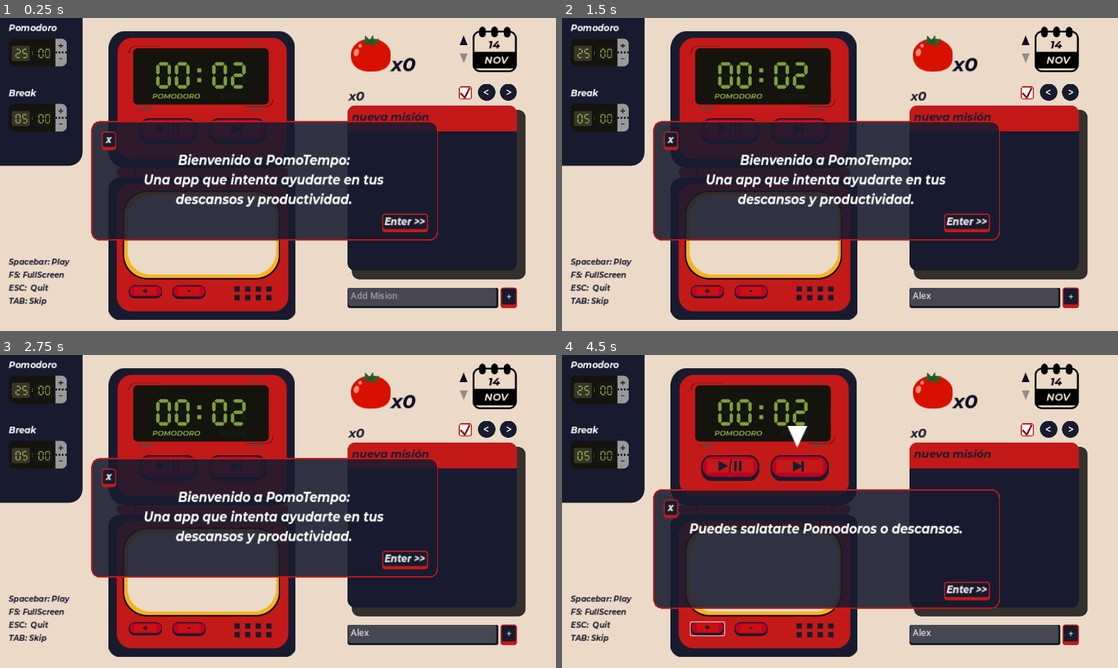
Above: before the commit, frames 1-4 (two rows, left to right).
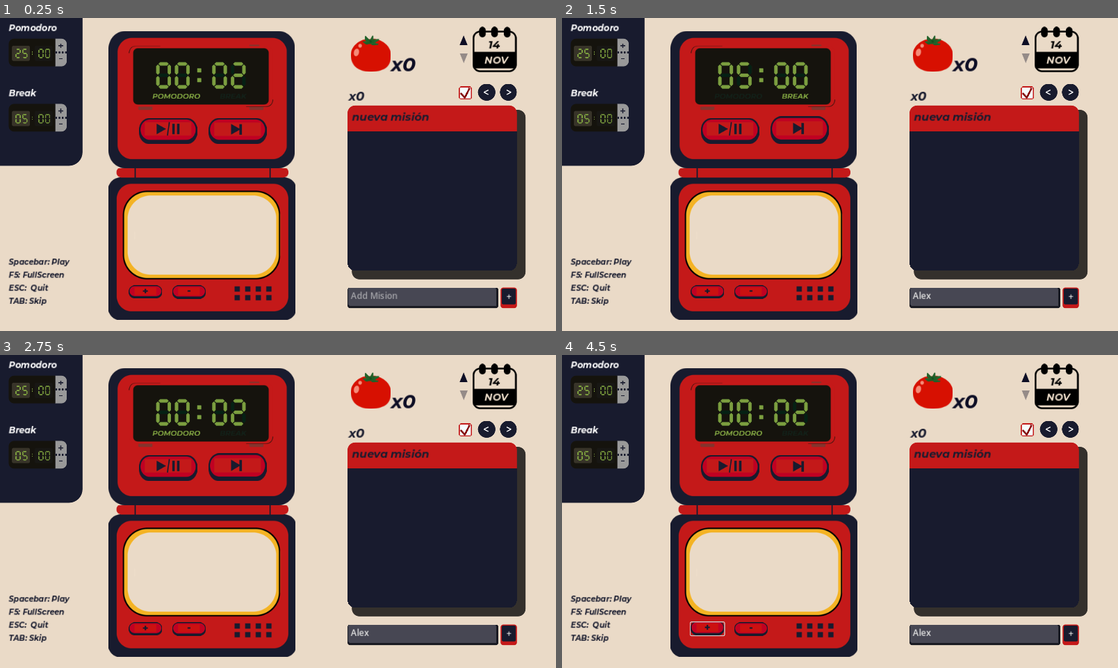
Above: after the commit, the same moments.

Repository: JesusRoberto64/PomoTempo-app
Game: Godot game, scene res://Escenas/Screens/main_screen.tscn
Two runs of this game, one before a commit and one after it. Both use one fixed random seed, a clock stepped at 60 frames per second and the inputs below.
Inputs (mouse positions are in pixels of both pictures, inside the frame that each line leads up to):
- Up to frame 1 (0.25 s): no input
- Up to frame 2 (1.5 s): click (984, 296) at 0.52 s; type "Alex" at 0.6 s; click (801, 130) at 1.25 s
- Up to frame 3 (2.75 s): click (239, 467) at 2 s
- Up to frame 4 (4.5 s): click (967, 558) at 2.75 s, where only the run before the commit has a clickable "Enter >>"; click (967, 589) at 3.5 s, where only the run before the commit has a clickable "Enter >>"; click (706, 630) at 4.25 s

The runs differ from the first frame. In frame 1, 16% of the frame differs, in the area x 16-79%, y 32-72%; in frame 2, 17%, in the area x 16-90%, y 14-93%; in frame 3, 16%; in frame 4, 16%.

Commit message:
before merge
before merge

Diff:
--- a/godot-frtn/Escenas/Screens/main_screen.tscn
+++ b/godot-frtn/Escenas/Screens/main_screen.tscn
@@ -805,6 +805,7 @@
 text = "TAB: Skip"
 
 [node name="Tutorial" type="Control" parent="."]
+visible = false
 layout_mode = 3
 anchors_preset = 15
 anchor_right = 1.0
@@ -815,6 +816,7 @@
 script = ExtResource("14_pj4rn")
 
 [node name="Panel" type="Panel" parent="Tutorial"]
+modulate = Color(0.917647, 0.854902, 0.780392, 1)
 layout_mode = 1
 offset_left = 168.0
 offset_top = 190.0
